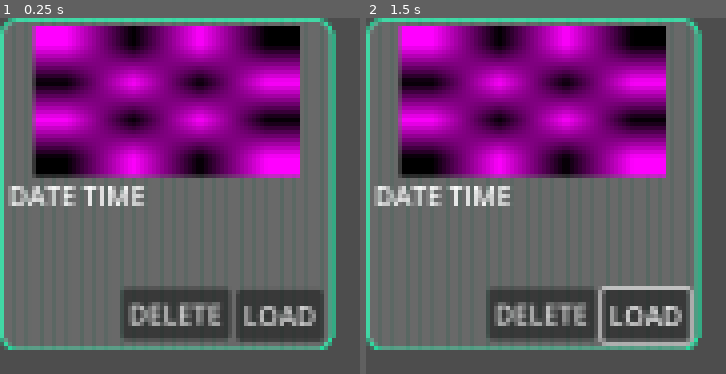
Above: before the commit, frames 1-2 (left to right).
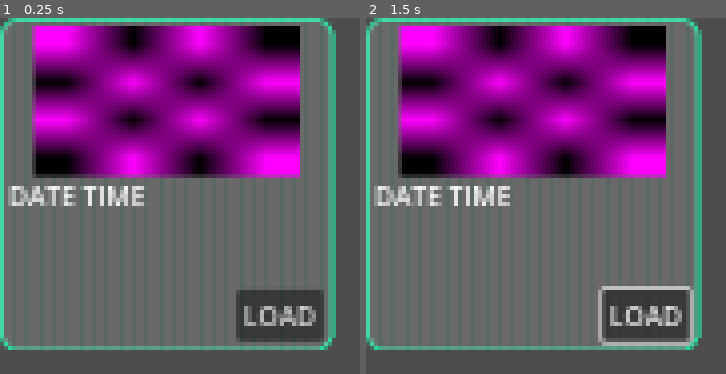
Above: after the commit, the same moments.

Repository: DevEarley/screen-board
Game: Godot game, scene res://RECENT_FILE.tscn
Same seed, same stepped clock (60 frames per second), same inputs: the game is played once before the commit and once after it. This scene is started directly instead of the project's main scene.
Inputs (mouse positions are in pixels of both pictures, inside the frame that each line leads up to):
- Up to frame 1 (0.25 s): no input
- Up to frame 2 (1.5 s): click "LOAD" at 0.5 s; move the mouse to (outside the picture) at 1.27 s; hold Ctrl (control) from 1.28 s (still down)

The runs differ from the first frame. In frame 1, 3.5% of the frame differs, in the area x 33-65%, y 76-90%; in frame 2, 3.5%.

Commit message:
adding some save and open options

Diff:
--- a/BRUSH.tscn
+++ b/BRUSH.tscn
@@ -25,17 +25,19 @@
 size_flags_vertical = 3
 script = ExtResource("1_jr7ni")
 
+[node name="TextureRect" type="TextureRect" parent="."]
+show_behind_parent = true
+custom_minimum_size = Vector2(1920, 1080)
+layout_mode = 2
+mouse_filter = 2
+expand_mode = 1
+
 [node name="BG" type="TextureRect" parent="."]
 visible = false
 show_behind_parent = true
 custom_minimum_size = Vector2(1920, 100)
 layout_mode = 2
 texture = SubResource("GradientTexture2D_5ono5")
-
-[node name="TextureRect" type="TextureRect" parent="."]
-show_behind_parent = true
-layout_mode = 2
-mouse_filter = 2
 
 [node name="SubViewport" type="SubViewport" parent="."]
 transparent_bg = true
@@ -99,8 +101,18 @@
 [node name="FileDialog" type="FileDialog" parent="Control"]
 oversampling_override = 1.0
 initial_position = 1
-display_mode = 1
 access = 2
+filters = PackedStringArray("*.png")
+use_native_dialog = true
+
+[node name="OpenDialog" type="FileDialog" parent="Control"]
+oversampling_override = 1.0
+title = "Open a File"
+initial_position = 1
+file_mode = 0
+access = 2
+filters = PackedStringArray("*.png")
+use_native_dialog = true
 
 [node name="Control" type="Control" parent="Control"]
 visible = false
@@ -149,6 +161,16 @@
 layout_mode = 2
 mouse_filter = 1
 text = "SAVE"
+
+[node name="SAVE_DRAFT" type="Button" parent="Control/Control/HBoxContainer"]
+layout_mode = 2
+mouse_filter = 1
+text = "SAVE DRAFT & CLEAR"
+
+[node name="OPEN" type="Button" parent="Control/Control/HBoxContainer"]
+layout_mode = 2
+mouse_filter = 1
+text = "OPEN"
 
 [node name="PASSTHROUGH" type="Button" parent="Control/Control/HBoxContainer"]
 visible = false
@@ -169,7 +191,6 @@
 size = Vector2i(1920, 1080)
 current_screen = 1
 transparent = true
-force_native = true
 content_scale_size = Vector2i(1920, 1080)
 content_scale_mode = 2
 script = ExtResource("2_kxle2")
@@ -215,15 +236,29 @@
 size = Vector2i(1920, 1080)
 render_target_update_mode = 4
 
+[node name="TextureRect_CLONE2" type="TextureRect" parent="CONTROL/SubViewportContainer/SubViewport"]
+show_behind_parent = true
+custom_minimum_size = Vector2(1920, 1080)
+anchors_preset = 15
+anchor_right = 1.0
+anchor_bottom = 1.0
+grow_horizontal = 2
+grow_vertical = 2
+mouse_filter = 2
+texture = ExtResource("3_mhht3")
+expand_mode = 1
+
 [node name="TextureRect_CLONE" type="TextureRect" parent="CONTROL/SubViewportContainer/SubViewport"]
 show_behind_parent = true
 custom_minimum_size = Vector2(1920, 1080)
-offset_right = 1920.0
-offset_bottom = 1080.0
+anchors_preset = 15
+anchor_right = 1.0
+anchor_bottom = 1.0
+grow_horizontal = 2
+grow_vertical = 2
 mouse_filter = 2
 texture = ExtResource("3_mhht3")
 expand_mode = 1
-stretch_mode = 2
 
 [node name="RECENTS" type="Window" parent="."]
 oversampling_override = 1.0
@@ -284,11 +319,14 @@
 
 [connection signal="mouse_entered" from="Control/MENU_CONTROL/MENU" to="." method="_on_menu_mouse_entered"]
 [connection signal="file_selected" from="Control/FileDialog" to="." method="_on_file_dialog_file_selected"]
+[connection signal="file_selected" from="Control/OpenDialog" to="." method="_on_open_dialog_file_selected"]
 [connection signal="mouse_exited" from="Control/Control" to="." method="_on_control_mouse_exited"]
 [connection signal="pressed" from="Control/Control/HBoxContainer/CLEAR" to="." method="_on_button_pressed"]
 [connection signal="pressed" from="Control/Control/HBoxContainer/RECENTS" to="." method="_on_recents_pressed"]
 [connection signal="pressed" from="Control/Control/HBoxContainer/PASTE" to="." method="_on_paste_pressed"]
 [connection signal="pressed" from="Control/Control/HBoxContainer/SAVE" to="." method="_on_save_pressed"]
+[connection signal="pressed" from="Control/Control/HBoxContainer/SAVE_DRAFT" to="." method="_on_save_draft_pressed"]
+[connection signal="pressed" from="Control/Control/HBoxContainer/OPEN" to="." method="_on_open_pressed"]
 [connection signal="pressed" from="Control/Control/HBoxContainer/PASSTHROUGH" to="." method="_on_passthrough_pressed"]
 [connection signal="pressed" from="Control/Control/HBoxContainer/QUIT" to="." method="_on_quit_pressed"]
 [connection signal="pressed" from="CONTROL/SubViewportContainer/Control/HBoxContainer/Button" to="." method="_on_button_pressed"]
--- a/GLOBAL_DATA.gd
+++ b/GLOBAL_DATA.gd
@@ -39,7 +39,8 @@
 				recent_file.Path = user_data.get_value(section,"PATH")
 				recent_file.SavedOutsideUserDirectory = user_data.get_value(section,"SAVED_OUTSIDE")
 				RECENTS.push_front(recent_file)
-
+	else:
+		print(" load_user_recent_files - File not loaded:",user_data_err)
 	if(CALLBACK.is_valid()):
 		CALLBACK.call()
 
@@ -61,6 +62,6 @@
 		index+=1;
 	var err = await user_data.save("user://recent_files.cfg")
 	if err != OK:
-		print(err)
+		print(" load_user_recent_files - File not loaded:",err)
 	if(CALLBACK.is_valid()):
 		CALLBACK.call()
--- /dev/null
+++ b/GLOBAL_WAIT.gd
@@ -0,0 +1,31 @@
+extends Node
+
+var current_timers=[];
+
+func _input(event:InputEvent):
+	if(event.is_action_released("ui_select")):
+		for timer:Timer in current_timers:
+			timer.emit_signal("timeout")
+
+func get_current_timers()->int:
+	return current_timers.size()
+
+func for_seconds(seconds: float,skippable=false) -> void: #unskippable
+	var current_timer = Timer.new()
+	add_child(current_timer)
+	if(skippable):
+		current_timers.push_back(current_timer);
+	current_timer.start(seconds)
+	await current_timer.timeout
+	if(skippable):
+		current_timers.erase(current_timer);
+	current_timer.queue_free()
+
+func for_animation(Animation_Player:AnimationPlayer) -> void:
+	var current_timer = Timer.new()
+	add_child(current_timer)
+	current_timers.push_back(current_timer);
+	current_timer.start(Animation_Player.current_animation_length)
+	await current_timer.timeout
+	current_timers.erase(current_timer);
+	current_timer.queue_free()
--- a/RECENT_FILE.tscn
+++ b/RECENT_FILE.tscn
@@ -50,9 +50,10 @@
 text = "LOAD"
 
 [node name="DELETE" type="Button" parent="."]
+visible = false
 layout_mode = 0
-offset_left = 73.0
-offset_top = 162.0
-offset_right = 138.0
-offset_bottom = 193.0
-text = "DELETE"
+offset_left = 7.0
+offset_top = 164.0
+offset_right = 126.0
+offset_bottom = 195.0
+text = "DELETE DRAFT"
--- a/brush.gd
+++ b/brush.gd
@@ -7,7 +7,7 @@
 var UNDO_HISTORY:Array[ImageTexture]
 var RECENT_FILE_PREFAB = preload("res://RECENT_FILE.tscn")
 var CURRENT_FILE_WAS_SAVED_OUTSIDE = false
-var OPENED_RECENT:Recent = null;
+var LAST_FILE_OPENED:Recent = null;
 var OPENED_FROM_RECENT = false
 var PASSTHROUGH_MODE_ON = false #MAC AND LINUX ONLY
 var MAKING_STRAIGHT_LINE = false
@@ -25,7 +25,10 @@
 	UNDO_HISTORY = []
 	$TextureRect.texture = ImageTexture.new()
 	$CONTROL/SubViewportContainer/SubViewport/TextureRect_CLONE.texture = ImageTexture.new()
+	$CONTROL/SubViewportContainer/SubViewport/TextureRect_CLONE2.texture = ImageTexture.new()
 	add_to_history()
+	await WAIT.for_seconds(0.1)
+	_on_paste_pressed()
 
 func _notification(what):
 	if what == NOTIFICATION_WM_CLOSE_REQUEST:
@@ -38,9 +41,10 @@
 func clear_screen():
 	CURRENT_FILE_WAS_SAVED_OUTSIDE = false
 	OPENED_FROM_RECENT = false
-	OPENED_RECENT = null
+	LAST_FILE_OPENED = null
 	$SubViewport.render_target_clear_mode = 2
 	$TextureRect.texture = ImageTexture.new()
+	$CONTROL/SubViewportContainer/SubViewport/TextureRect_CLONE2.texture = ImageTexture.new()
 	$CONTROL/SubViewportContainer/SubViewport/TextureRect_CLONE.texture = ImageTexture.new()
 	add_to_history()
 
@@ -183,11 +187,13 @@
 func copy_screen_to_input_window():
 	var image:Image = $SubViewport.get_texture().get_image()
 	if( $TextureRect.texture!=null):
-		var bg = $TextureRect.texture.get_image()
+		var bg:Image = $TextureRect.texture.get_image()
 		if(bg != null):
 			var rect = Rect2i(Vector2i.ZERO, image.get_size())
-			bg.blend_rect(image,rect,Vector2i.ZERO)
-			$CONTROL/SubViewportContainer/SubViewport/TextureRect_CLONE.texture = ImageTexture.create_from_image(bg)
+			#bg.blend_rect(image,rect,Vector2i.ZERO)
+			#bg.resize(1920,1080,Image.INTERPOLATE_TRILINEAR);
+			$CONTROL/SubViewportContainer/SubViewport/TextureRect_CLONE.texture = ImageTexture.create_from_image(image)
+			$CONTROL/SubViewportContainer/SubViewport/TextureRect_CLONE2.texture = ImageTexture.create_from_image(bg)
 		else:
 			$CONTROL/SubViewportContainer/SubViewport/TextureRect_CLONE.texture = ImageTexture.create_from_image(image);
 
@@ -210,11 +216,20 @@
 
 
 func _on_save_pressed() -> void:
+	var fd: FileDialog = $Control/FileDialog
+	if(LAST_FILE_OPENED !=null):
+		fd.current_file = LAST_FILE_OPENED.Path
+		fd.current_path = LAST_FILE_OPENED.Path
+	else:
+		var dateTime = "%s.png" % Time.get_datetime_string_from_system(true,false)
+		dateTime=dateTime.replacen(":","_")
+		fd.current_file = dateTime
 	$Control/FileDialog.show()
 
 func _on_paste_pressed() -> void:
 	var clipboard_image:Image = DisplayServer.clipboard_get_image()
-	$TextureRect.texture = ImageTexture.create_from_image(clipboard_image)
+	if(clipboard_image != null):
+		$TextureRect.texture = ImageTexture.create_from_image(clipboard_image)
 
 
 func _on_undo_pressed() -> void:
@@ -292,16 +307,18 @@
 	var image = Image.new()
 	var err = image.load(path)
 	if err != OK:
-		print("File not loaded:",err)
+		print(" try_to_load_texture_from_path - File not loaded:",err)
 	return image
 
 func _on_clear_recents_pressed() -> void:
 	DATA.RECENTS = []
-	build_recents_list()
+	DATA.save_everything()
+	DATA.CALLBACK = build_recents_list
+
 
 func on_load_from_recents(recent:Recent):
 		OPENED_FROM_RECENT = true
-		OPENED_RECENT = recent
+		LAST_FILE_OPENED = recent
 		$RECENTS.hide()
 		var image_from_path:Image = try_to_load_texture_from_path(recent.Path)
 
@@ -309,7 +326,7 @@
 
 func on_delete_from_recents(recent:Recent):
 		OPENED_FROM_RECENT = true
-		OPENED_RECENT = recent
+		LAST_FILE_OPENED = recent
 		var index = 0
 		var index_to_delete = -1
 		for recent_ in DATA.RECENTS:
@@ -330,11 +347,12 @@
 		var recent_control = RECENT_FILE_PREFAB.instantiate()
 		var recent_load_button:Button = recent_control.get_node("Button");
 		recent_load_button.connect("pressed",on_load_from_recents.bind(recent));
+		var recent_delete_button:Button = recent_control.get_node("DELETE");
 		if(recent.SavedOutsideUserDirectory):
 			recent_control.get_node("Label").text = "%s" %  recent.Path
+			recent_delete_button.hide()
 		else:
 			recent_control.get_node("Label").text = "%s (DRAFT)" % recent.Path
-			var recent_delete_button:Button = recent_control.get_node("DELETE");
 			recent_delete_button.connect("pressed",on_delete_from_recents.bind(recent));
 			recent_delete_button.show()
 		var image_from_path:Image = try_to_load_texture_from_path(recent.ThumbnailPath)
@@ -345,17 +363,22 @@
 	var recent
 
 	if(OPENED_FROM_RECENT == true):
-		recent = OPENED_RECENT
+		recent = LAST_FILE_OPENED
+
 	else:
 		recent = Recent.new()
 
-	var bg = $TextureRect.texture.get_image()
 	var image:Image = $SubViewport.get_texture().get_image()
 	var rect = Rect2i(Vector2i.ZERO, image.get_size())
 	var image_to_save;
-	if(bg != null):
-		bg.blend_rect(image,rect,Vector2i.ZERO)
-		image_to_save = bg;
+	if($TextureRect.texture != null):
+		var bg = $TextureRect.texture.get_image()
+		if(bg != null):
+			bg.blend_rect(image,rect,Vector2i.ZERO)
+			image_to_save = bg;
+		else:
+			image_to_save = image
+
 	else:
 		image_to_save = image
 
@@ -372,7 +395,6 @@
 	recent.DateTime = dateTime;
 	recent.Path = path;
 	recent.ThumbnailPath = thumb_path;
-	recent.SavedOutsideUserDirectory = false
 	Thumb.save_png(thumb_path)
 	ImageToSave.save_png(path)
 	DATA.RECENTS.push_front(recent)
@@ -395,27 +417,40 @@
 	var dateTime = "%s" % Time.get_datetime_string_from_system(true,false)
 	dateTime=dateTime.replacen(":","_")
 	var recent:Recent;
-	var thumb_path
-
-	if(CURRENT_FILE_WAS_SAVED_OUTSIDE == true):
-		recent = OPENED_RECENT
-		recent.DateTime= dateTime
-		thumb_path = recent.ThumbnailPath;
-		for recent_ in DATA.RECENTS:
-			if(recent_.Path == recent.Path):
-				recent_.DateTime = dateTime
-				recent.SavedOutsideUserDirectory = true
-
-	elif(CURRENT_FILE_WAS_SAVED_OUTSIDE == false):
-		thumb_path = "user://thumb-%s.png"%dateTime
-		recent = Recent.new()
-		recent.DateTime = dateTime;
-
-		recent.Path = path;
-		recent.ThumbnailPath = thumb_path;
-		recent.SavedOutsideUserDirectory = false
-		DATA.RECENTS.push_front(recent)
-
+	var thumb_path = "user://thumb-%s.png"%dateTime
+	recent = Recent.new()
+	recent.DateTime = dateTime;
+
+	recent.Path = path;
+	recent.ThumbnailPath = thumb_path;
+	recent.SavedOutsideUserDirectory = true
+	LAST_FILE_OPENED = recent;
+
+	DATA.RECENTS.push_front(recent)
+	DATA.CALLBACK = build_recents_list
 	image_to_save.save_png(path)
 	Thumb.save_png(thumb_path)
+	DATA.save_everything()
 	CURRENT_FILE_WAS_SAVED_OUTSIDE = true
+
+
+func _on_open_pressed() -> void:
+	$Control/OpenDialog.show();
+
+
+func _on_open_dialog_file_selected(path: String) -> void:
+	#try to find matching recent and load that.
+	#load file and create recent
+	var image_from_path:Image = try_to_load_texture_from_path(path)
+	var recent:Recent = Recent.new();
+	recent.Path = path
+	recent.SavedOutsideUserDirectory = true;
+
+	LAST_FILE_OPENED = recent;
+
+	$TextureRect.texture = ImageTexture.create_from_image(image_from_path)
+
+
+func _on_save_draft_pressed() -> void:
+		save_current_to_recents()
+		clear_screen()
--- a/project.godot
+++ b/project.godot
@@ -19,6 +19,7 @@
 [autoload]
 
 DATA="*res://GLOBAL_DATA.gd"
+WAIT="*res://GLOBAL_WAIT.gd"
 
 [display]
 
@@ -32,6 +33,8 @@
 window/stretch/mode="viewport"
 window/stretch/aspect="ignore"
 window/per_pixel_transparency/allowed=true
+window/handheld/orientation=1
+window/vsync/vsync_mode=0
 
 [input]
 
Not shown, added: GLOBAL_WAIT.gd.uid
